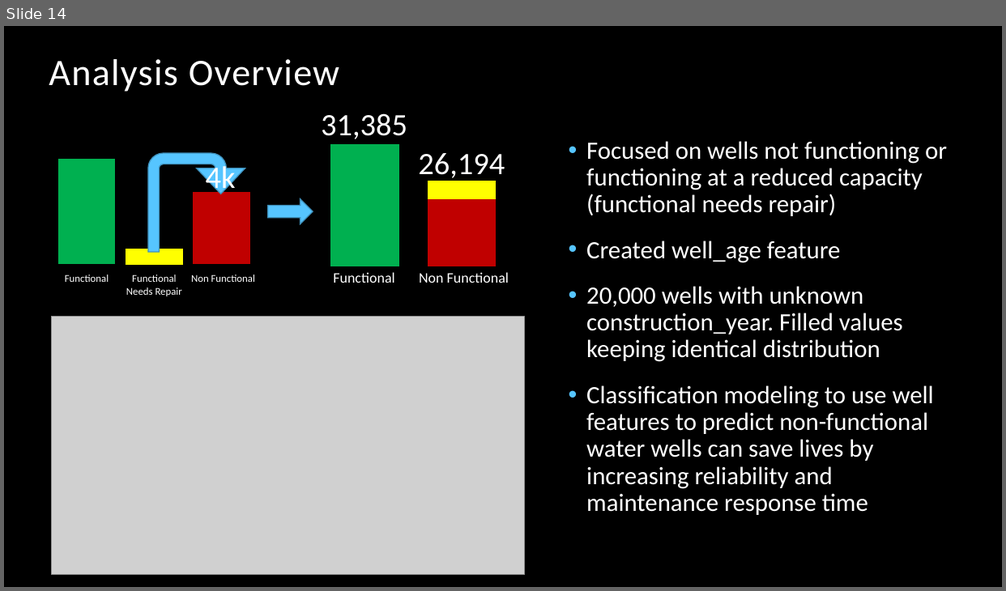
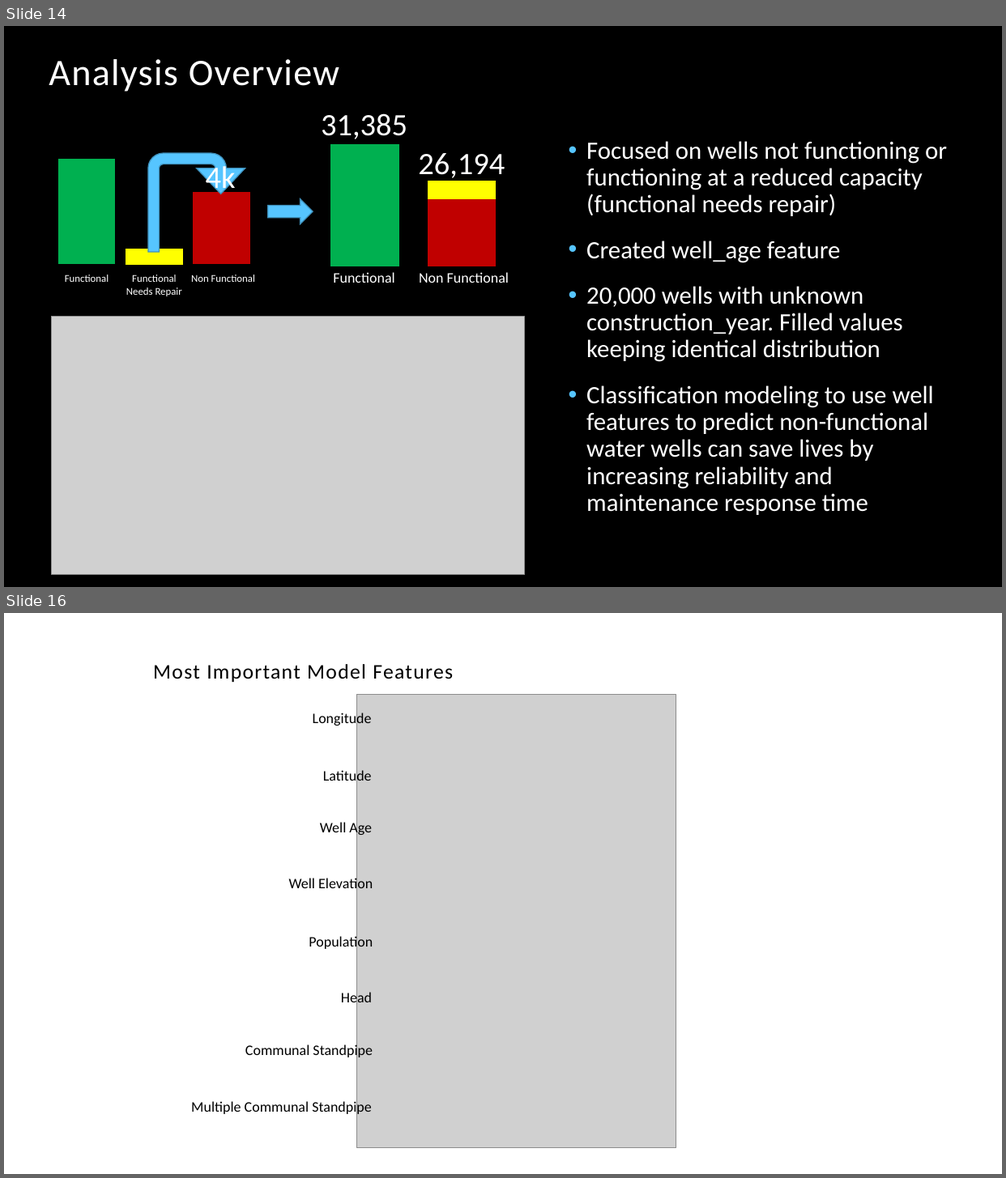
Before and after one commit to bentson1187/phase_3_project, a slide deck: Stakeholder Presentation.pptx. Shown one above the other, each under a label of ours: slide 14 before the commit, slides 14 and 16 after it; the slides between them are not shown. The pictures are 1006x591 and 1006x1178 pixels, drawn with LibreOffice and Linux fonts; fonts in the diff are those of the drawing; grey boxes stand for pictures; background and template pictures are left out. Boxes give left, top, right and bottom in pixels: in the first picture for what was removed or moved away, otherwise in the second. Text is boxed around its words. In the diff, an @@ line names an element or a change of style, - is before the commit and + after.

```diff
--- a/Stakeholder Presentation.pptx
+++ b/Stakeholder Presentation.pptx
@@ slide 16 added at (4, 613, 1002, 1174), background #FFFFFF @@
@@ group added at (153, 664, 675, 1148): 9 texts, 1 picture @@
+Longitude
+Latitude
+Well Age
+Well Elevation
+Population
+Head
+Communal Standpipe
+Multiple Communal Standpipe
+Most Important Model Features
```
Also in this commit, not shown: 5 other slides added, 3 other files.
